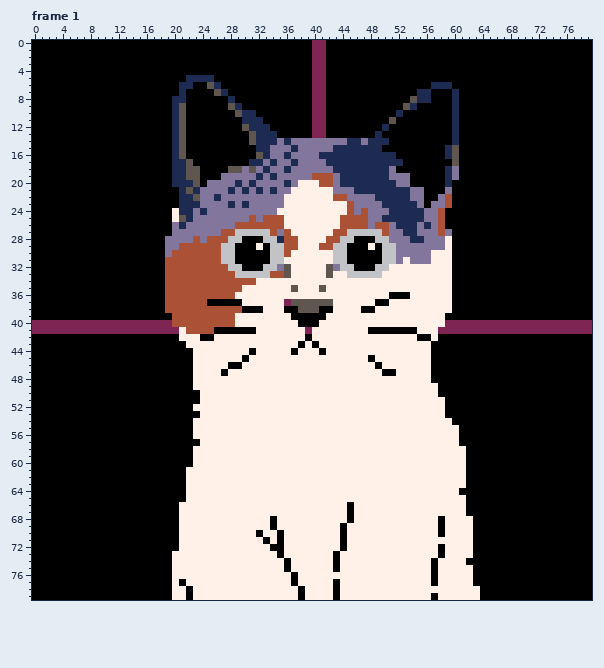
Pixel-art file -- artwork/artwork_0007.aseprite. Above: the version before the commit.
80x80 pixels, 1 frame. Shown: frame 1. The commit also changed other frames, which this record leaves out.
New version:
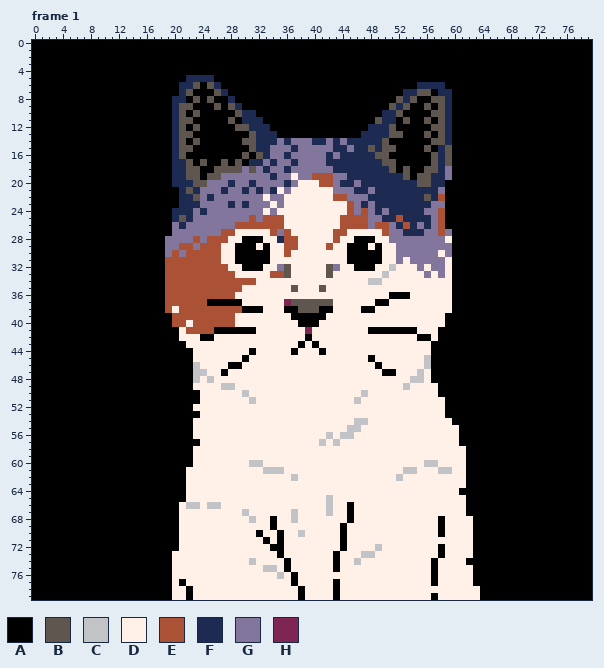
Palette (. is transparent): A #000000  B #5f574f  C #c2c3c7  D #fff1e8  E #ab5236  F #1d2b53  G #83769c  H #7e2553
Changes in this commit:
layer "guide" now hidden
Changed rows in their new state; - is an unchanged pixel.
Frame 1:
first column x 20:
 0 --------------------AA-------------------
 1 --------------------AA-------------------
 2 --------------------AA-------------------
 3 --------------------AA-------------------
 4 --------------------AA-------------------
 5 --------------------AA-------------------
 6 ---B----------------AA-------------FF--A-
 7 --B-----------------AA-----------FFBB-FFA
 8 ---B-B--------------AA----------BF-AABBFA
 9 --B---B-------------AA---------BF-A-B-BFA
10 ---B----------------AA--------FFB----BBFA
11 --B-----B-----------AA-------BFF-B--B-BFA
12 ---B-----B----------AA------FF-B-----BBFA
13 --B-----------------AA-----FF-FBB---B-BFA
14 ---B------B---------FF-F---F--B------BBFA
15 --B--------B-------------G--B-BB----B-FBA
16 ----------B----------G-G-----BBA-----BFBA
17 ----B--B-B--------------------BBA----BFBA
18 ------BB-----------------------B-B--BBFGA
19 -----BB-----G----D------G------FFB-BBFFGA
20 ----B---FG----------------G-----FFFBBFFA-
21 -------FG------D------------G-----FFFFGA-
22 -----FG------D--------------F-----FFBFEA-
23 --------------D------------F-F-----FF--A-
24 F------------D---------------F-----------
25 F-------------------------------E---F----
26 ---------------------------------E-------
27 ---------DDDDD-----------DDDDD-----F-----
28 --------DD---DD-------D-DD---DD---GG-----
29 ---G---DD-----DD-----D-DD-----DD-------G-
30 -G-----DD-----DD-------DD-----DD-----G-G-
31 -------DD-----DD-------DD-----DD-----GG--
32 --------DD---DD---------DD---DDC---G-GG--
33 ---------DDDDD-----------DDDDDC-----G-G--
34 ----------------------------CC-----------
first column x 0:
38 --------------------D-----------------------------------------------------------
40 AAAAAAAAAAAAAAAAAAAA--D------------------------------------AAAAAAAAAAAAAAAAAAAAA
41 AAAAAAAAAAAAAAAAAAAAA-------------------------------------AAAAAAAAAAAAAAAAAAAAAA
first column x 22:
45 ----------------------------------C---
46 -C--------------------------------C---
47 -CC------------------------------C----
48 -C-C----------------------------CC----
49 -----CC------------------------C------
50 --------C----------------C------------
51 ---------C--------------C-------------
54 ------------------------CC------------
55 -----------------------CC-------------
56 --------------------C-CC--------------
57 -------------------C-C----------------
60 ---------CC-----------------------CC--
61 -----------CCC-----------------CC---CC
62 ---------------C--------------C-------
65 --------------------C-----------------
66 CC-CC---------------C-----------------
67 --------C------C----C-----------------
68 ---------C-----C----------------------
70 ----------------C---------------------
72 ---------------------------C----------
73 -------------------------CC-----------
74 ---------C--------------C-------------
75 -----------CC-------------------------
76 -------------C------------------------
